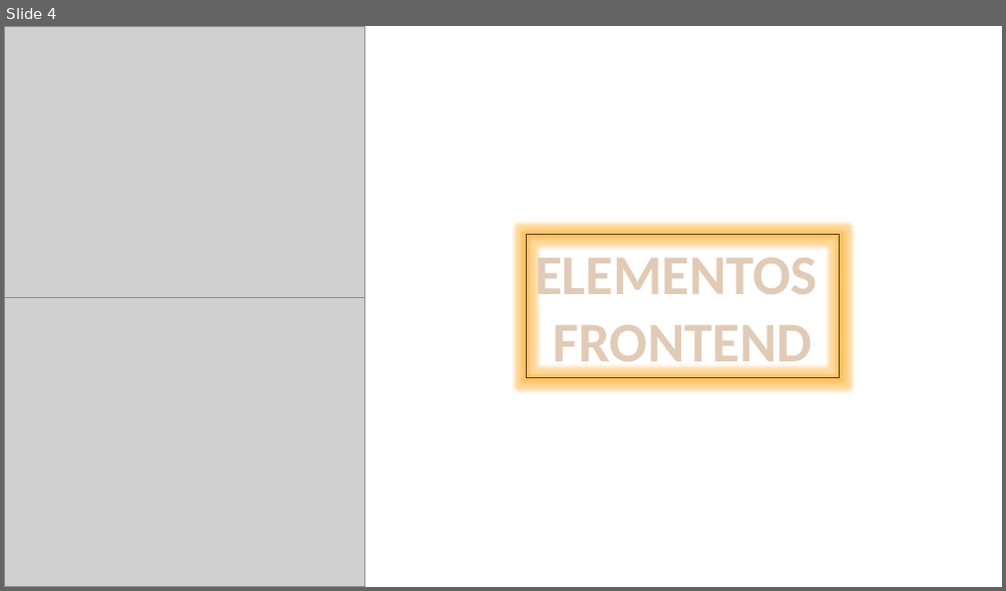
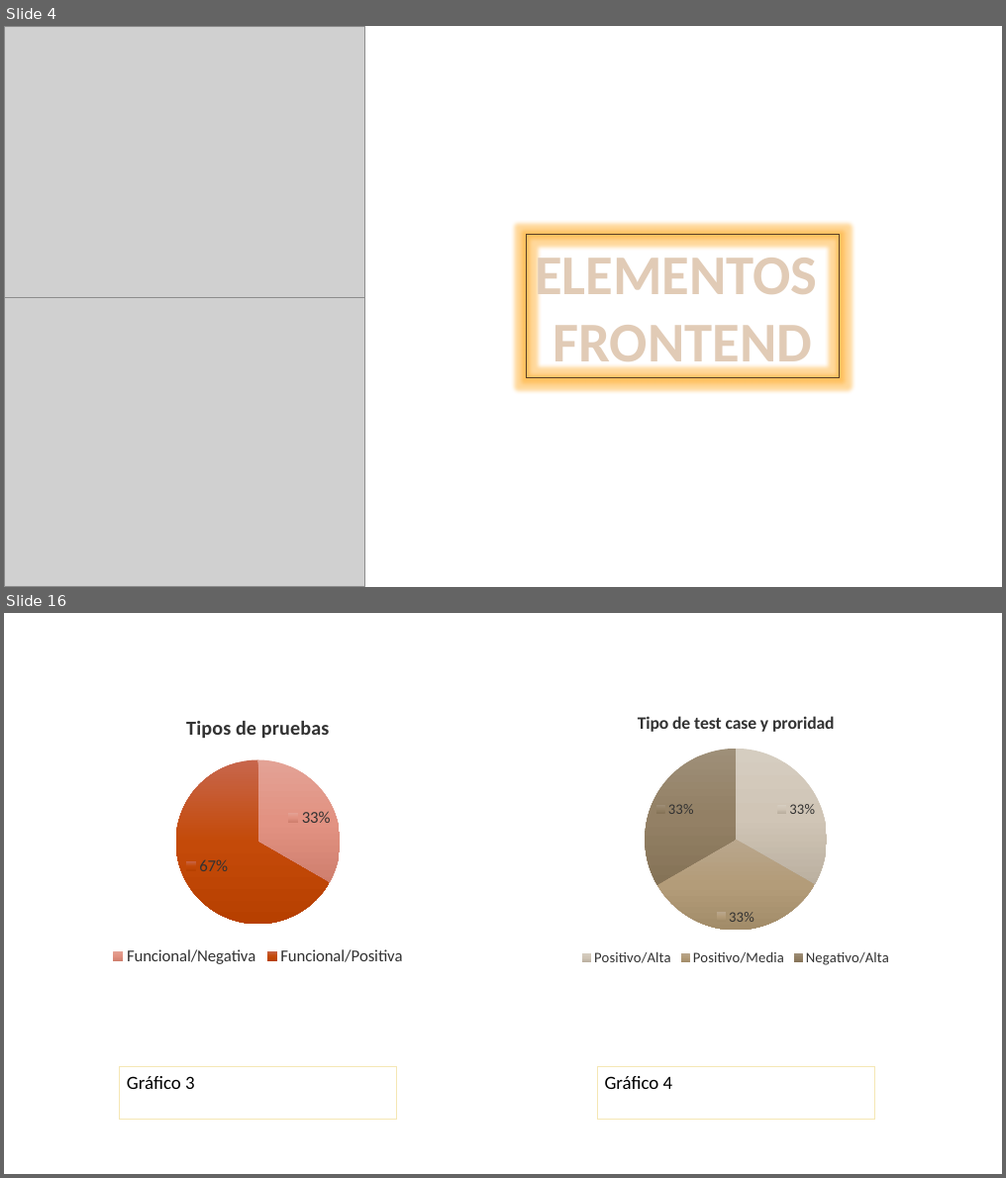
Before and after one commit to sulayloor/proyecto-final-coderhouse, a slide deck: PROYECTO FINAL 1.pptx. Shown one above the other, each under a label of ours: slide 4 before the commit, slides 4 and 16 after it; the slides between them are not shown. The pictures are 1006x591 and 1006x1178 pixels, drawn with LibreOffice and Linux fonts; fonts in the diff are those of the drawing; grey boxes stand for pictures. Boxes give left, top, right and bottom in pixels: in the first picture for what was removed or moved away, otherwise in the second. Text is boxed around its words. In the diff, an @@ line names an element or a change of style, - is before the commit and + after.

```diff
--- a/PROYECTO FINAL 1.pptx
+++ b/PROYECTO FINAL 1.pptx
@@ slide 16 added at (4,613,1002,1174), background #FFFFFF @@
@@ pie chart added at (36,700,481,970) @@
+title "Tipos de pruebas "
+categories: Funcional/Negativa, Funcional/Positiva
+Series 1: 33, 67
@@ pie chart added at (525,700,945,970) @@
+title "Tipo de test case y proridad "
+categories: Positivo/Alta, Positivo/Media, Negativo/Alta
+Series 1: 33, 33, 33
@@ rectangle added at (119,1067,397,1121), outline #F5E7B4 0.75 pt, 18 pt, text #000000 @@
+Gráfico 3
@@ rectangle added at (597,1067,874,1121), outline #F5E7B4 0.75 pt, 18 pt, text #000000 @@
+Gráfico 4
```
Also in this commit, not shown: 5 slides changed, 11 other slides added, 1 other file.
